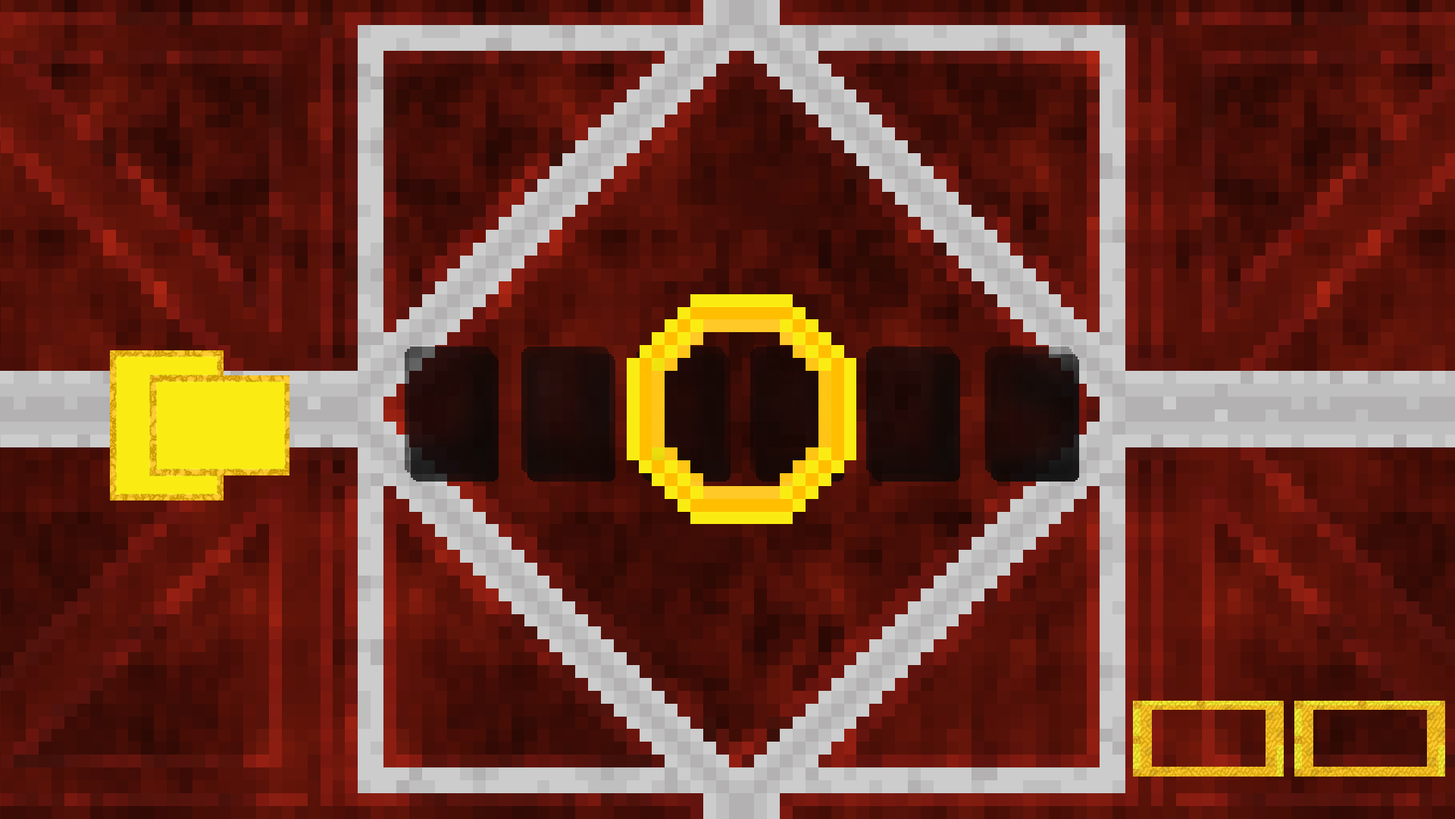
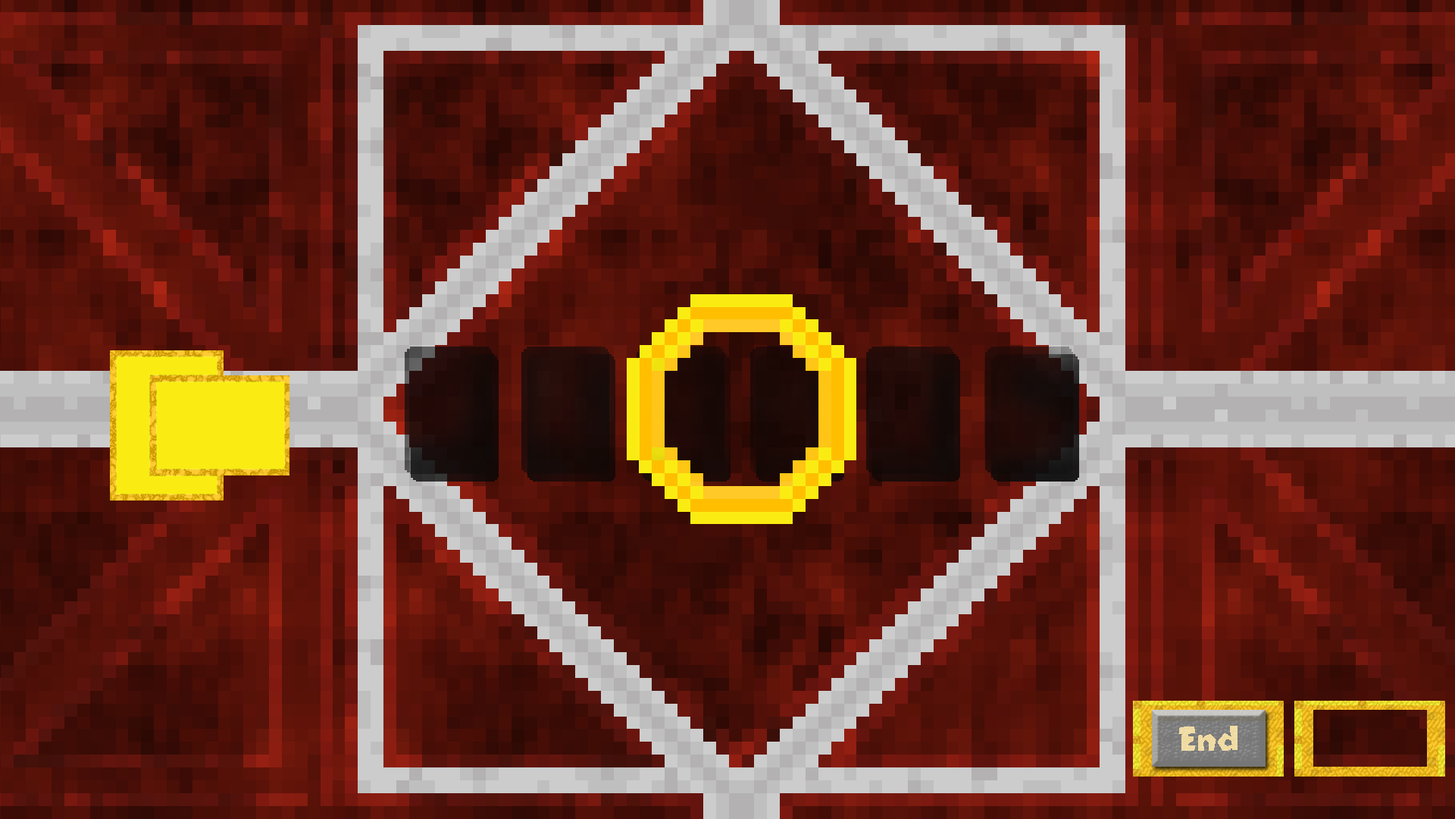
Revision of a layered w=1455, h=819 image; what changed, layer by layer:
showed "Pass (low)", painted on it over bbox(1152, 709, 1266, 767)
